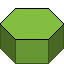
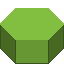
Layered file, before and after one edit (64×64). Changes by layer:
hid "lines" over [0, 8, 64, 40]
painted on "2:1 #6" over [0, 8, 64, 40]
